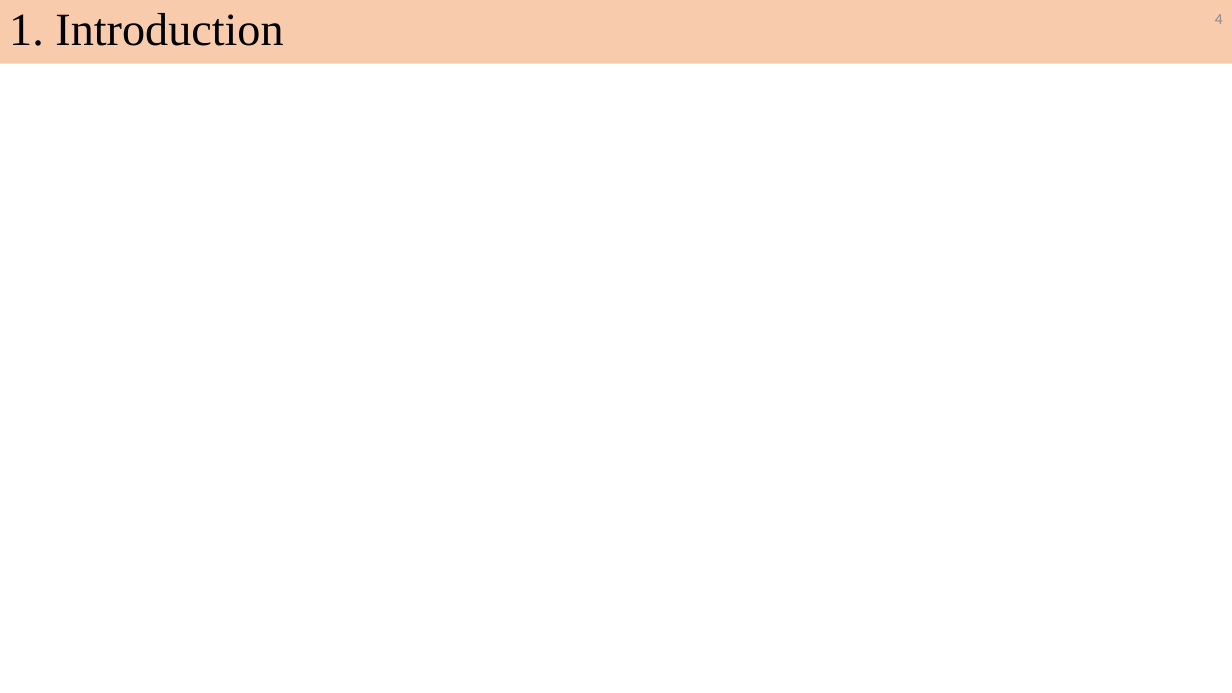
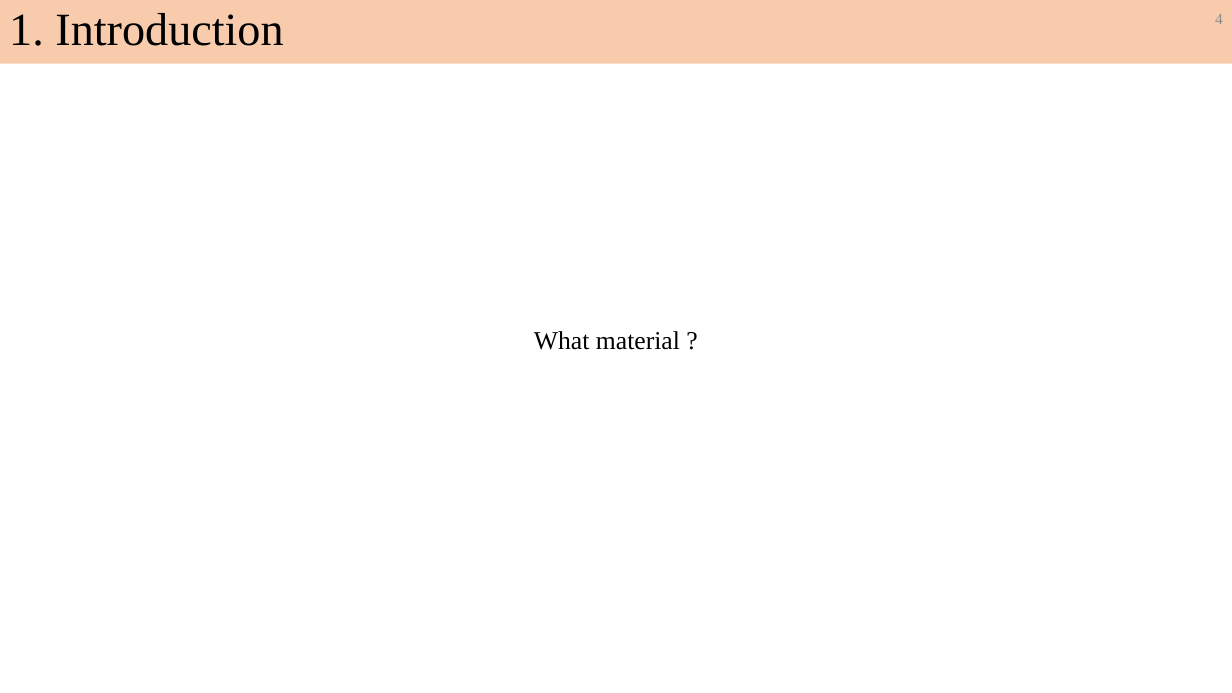
Before and after one commit to Liubroke13/Main_code, a slide deck: slide 4 of Final/碩士總結/RY_Defense_v1.pptx. Drawn at 1232x693 pixels with LibreOffice and Linux fonts; fonts in the diff are those of the drawing. Boxes give left, top, right and bottom in pixels: in the first picture for what was removed or moved away, otherwise in the second. Text is boxed around its words. In the diff, an @@ line names an element or a change of style, - is before the commit and + after.

```diff
--- a/Final/碩士總結/RY_Defense_v1.pptx
+++ b/Final/碩士總結/RY_Defense_v1.pptx
@@ text added at <box>534,331,680,350</box>, 20 pt, text #000000 @@
+What material ?
```
Also in this commit, not shown: 8 other slides changed, 40 slides added, 1 slide removed, 34 other files.
